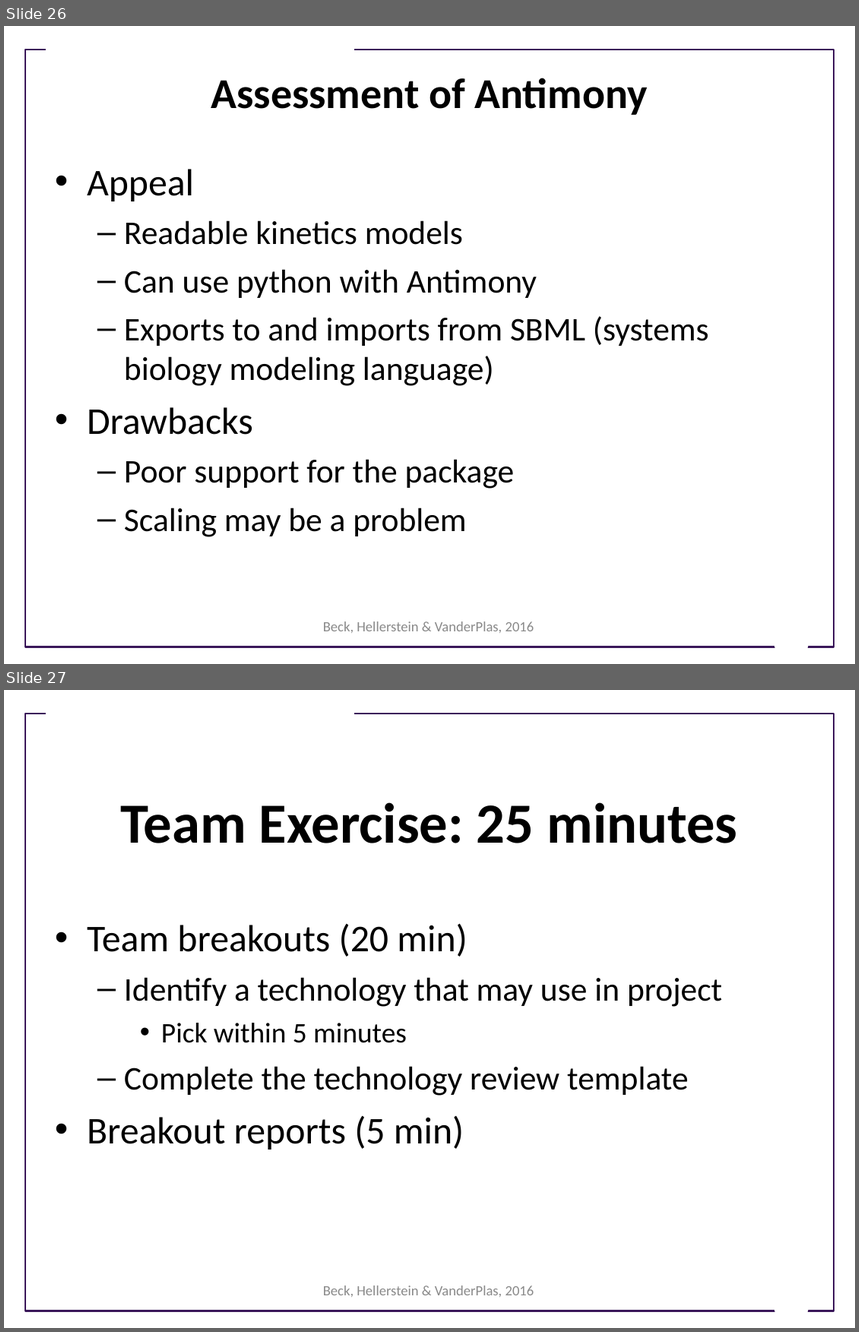
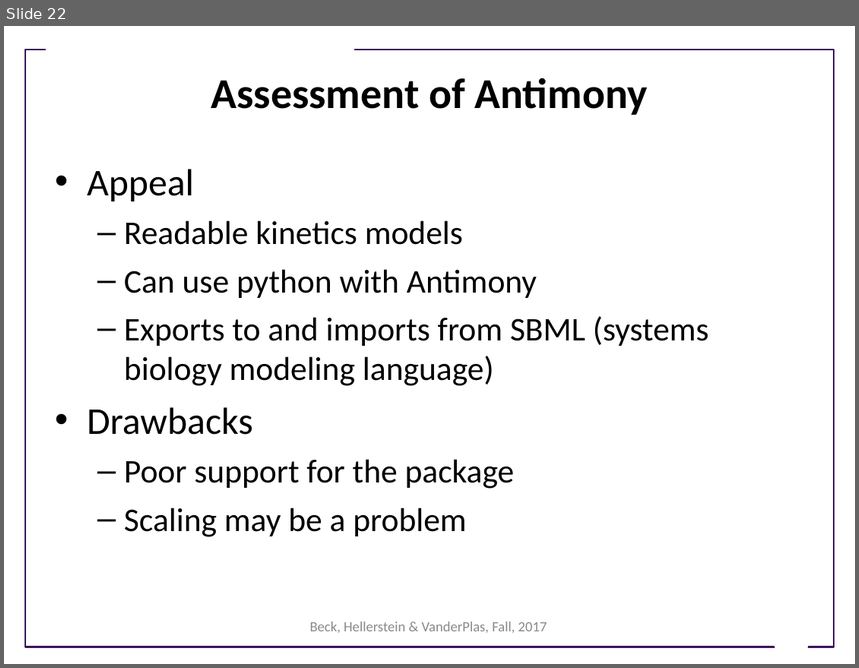
Before and after one commit to UWSEDS/LectureNotes, a slide deck: Working-in-Teams.ppt. Shown one above the other, each under a label of ours: slides 26 and 27 before the commit, slide 22 after it. The pictures are 859x1332 and 859x668 pixels, drawn with LibreOffice and Linux fonts; fonts in the diff are those of the drawing; background and template pictures are left out. Boxes give left, top, right and bottom in pixels: in the first picture for what was removed or moved away, otherwise in the second. Text is boxed around its words. In the diff, an @@ line names an element or a change of style, - is before the commit and + after.

Commit message:
Add team building

```diff
--- a/Working-in-Teams.ppt
+++ b/Working-in-Teams.ppt
@@ slide 27 removed at [4, 690, 855, 1328], background #FFFFFF; not listed: 3 template elements that a slide beside it also shows @@
@@ title removed at [120, 802, 737, 844] @@
-Team Exercise: 25 minutes
@@ text removed at [87, 923, 722, 1150] @@
-• Team breakouts (20 min)
-  – Identify a technology that may use in project
-    • Pick within 5 minutes
-  – Complete the technology review template
-• Breakout reports (5 min)
@@ text removed at [323, 1286, 534, 1297] @@
-Beck, Hellerstein & VanderPlas, 2016
@@ what was slide 26 is now slide 22 @@
@@ slide 22 changed as well @@
@@ text at [310, 622, 547, 633]: text changed @@
-Beck, Hellerstein & VanderPlas, 2016
+Beck, Hellerstein & VanderPlas, Fall, 2017
```
Also in this commit, not shown: 22 other slides changed, 5 slides added, 5 other slides removed.
